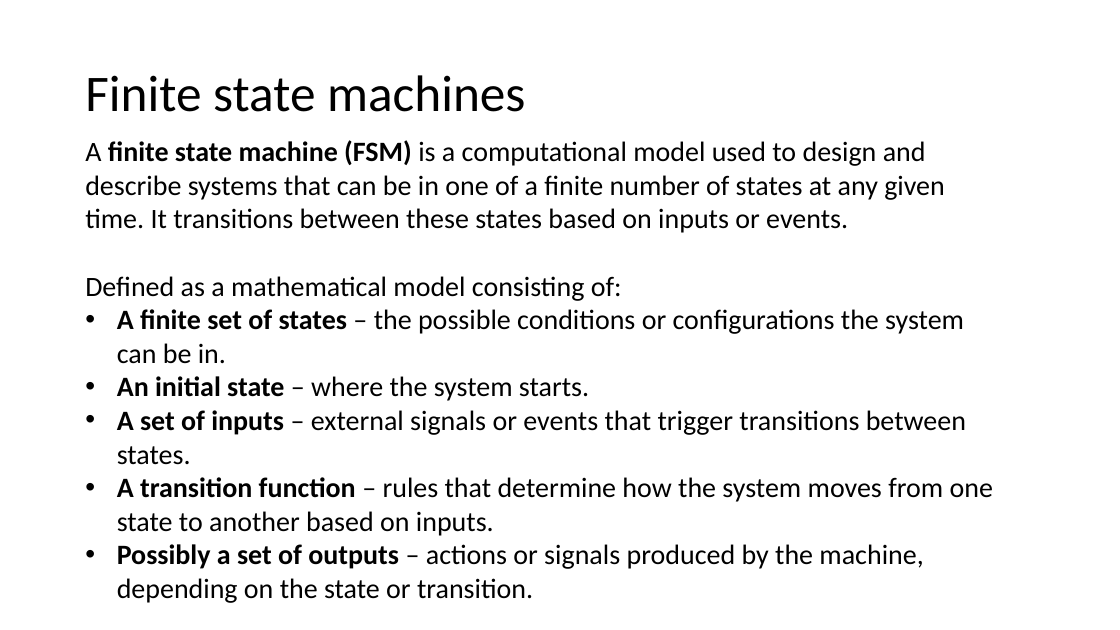
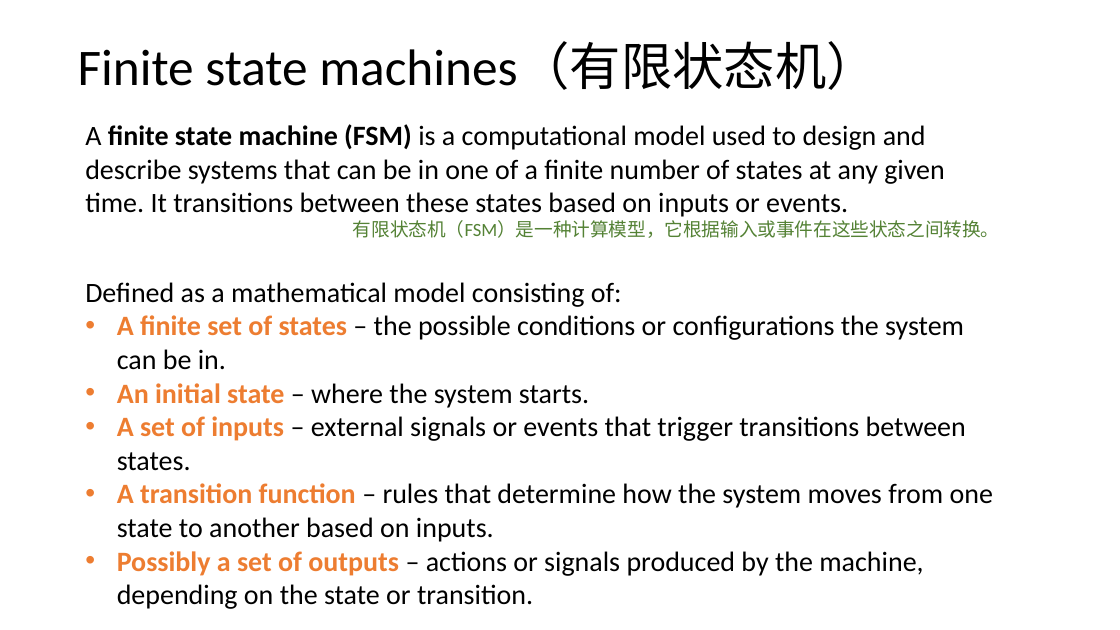
Before and after one commit to vcboy1/Leeds, a slide deck: slide 4 of 26fall/1860/Lecture/Week1.8/Lec 1.8.1 Designing Sequential logic circuits.pptx (slide 5 before the commit). Drawn at 1120x630 pixels with LibreOffice and Linux fonts; fonts in the diff are those of the drawing. Boxes give left, top, right and bottom in pixels: in the first picture for what was removed or moved away, otherwise in the second. Text is boxed around its words. In the diff, an @@ line names an element or a change of style, - is before the commit and + after.

```diff
--- a/26fall/1860/Lecture/Week1.8/Lec 1.8.1 Designing Sequential logic circuits.pptx
+++ b/26fall/1860/Lecture/Week1.8/Lec 1.8.1 Designing Sequential logic circuits.pptx
@@ title at [78, 42, 877, 90]: text changed @@
-Finite state machines
+Finite state machines（有限状态机）
@@ text "A finite state machine (FSM) ...": place and size @@
-text "A finite state machine (FSM) ..." at [85, 140, 993, 603]
+text "A finite state machine (FSM) ..." at [85, 124, 1000, 609]
@@ text at [353, 220, 1000, 238]: paragraph added @@
+有限状态机（FSM）是一种计算模型，它根据输入或事件在这些状态之间转换。
@@ text at [117, 315, 993, 609]: text colour #000000 to #ED7D31 in "A finite set of states", "An initial state", "A set of inputs", "A transition function" and 1 more places @@
```
Also in this commit, not shown: 12 other slides changed, 4 slides added, 3 slides removed, 16 other files.
